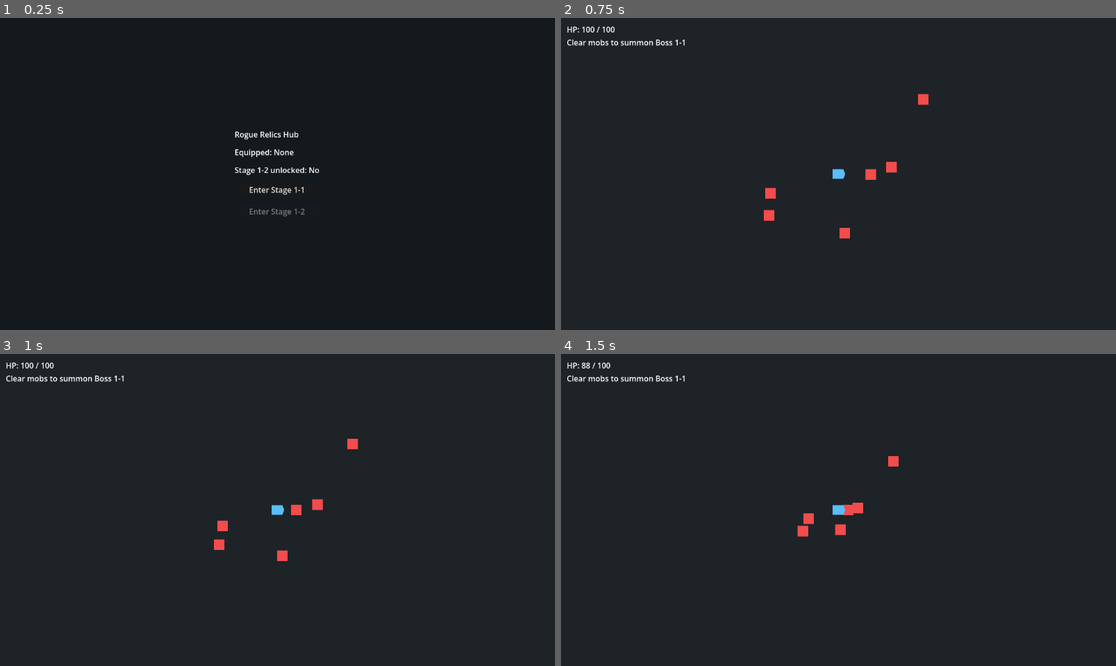
Above: before the commit, frames 1-4 (two rows, left to right).
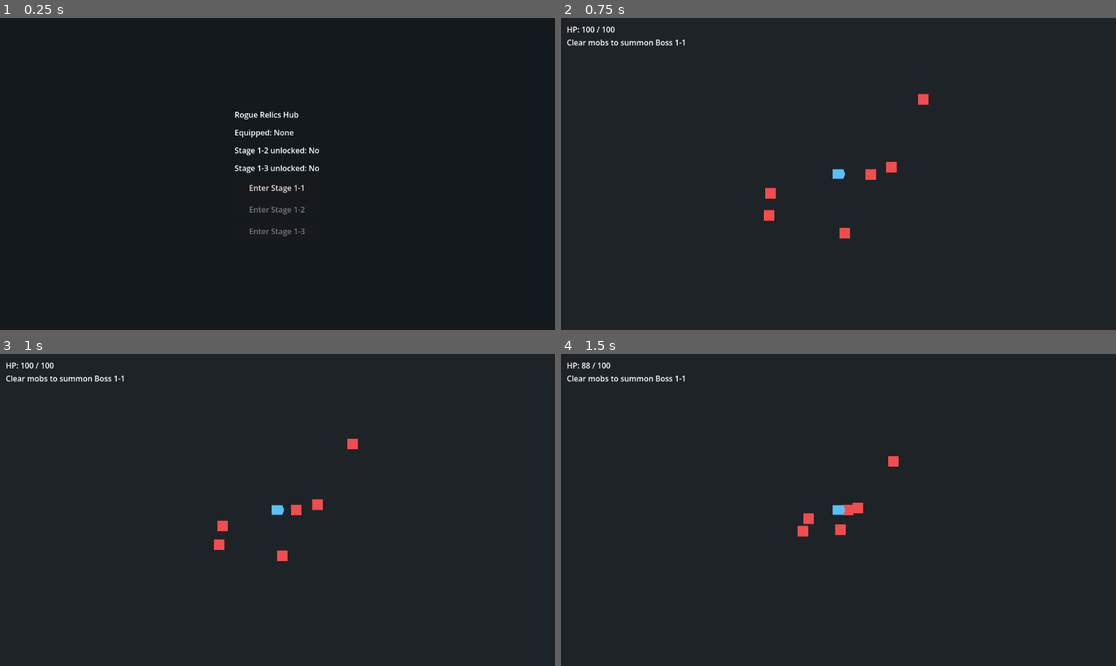
Above: after the commit, the same moments.

Repository: youlikesong/rougerelics
Game: Godot game, scene res://scenes/levels/Hub.tscn
The game is run twice, just before and just after one commit, with the same random seed, the same clock (stepped at 60 frames per second) and the same inputs.
Inputs:
- Up to frame 1 (0.25 s): no input
- Up to frame 2 (0.75 s): click "Enter Stage 1-1" at 0.5 s
- Up to frame 3 (1 s): no input
- Up to frame 4 (1.5 s): hold D from 1.28 s (still down)

The runs differ from the first frame. In frame 1, 1.0% of the frame differs, in the area x 42-58%, y 30-70%; in frame 2, nothing differs; in frame 3, nothing differs; in frame 4, nothing differs.

Commit message:
新增远程怪g3 新增1-3关卡

Diff:
--- a/data/stages/stages.json
+++ b/data/stages/stages.json
@@ -8,6 +8,12 @@
   "1-2": {
     "scene": "res://scenes/levels/Stage1_2.tscn",
     "unlock_on_start": false,
+    "unlock_on_clear": ["1-3"],
+    "boss_drop_pool": ["hunter_emblem"]
+  },
+  "1-3": {
+    "scene": "res://scenes/levels/Stage1_3.tscn",
+    "unlock_on_start": false,
     "unlock_on_clear": [],
     "boss_drop_pool": ["hunter_emblem"]
   }
--- /dev/null
+++ b/scenes/enemies/G3Enemy.gd
@@ -0,0 +1,96 @@
+extends EnemyBase
+class_name G3Enemy
+
+const ENEMY_PROJECTILE_SCENE := preload("res://scenes/weapons/EnemyProjectile.tscn")
+
+enum MoveState {
+	MOVE,
+	AIM
+}
+
+@export var preferred_distance: float = 340.0
+@export var retreat_distance: float = 185.0
+@export var attack_range: float = 460.0
+@export var retreat_speed_multiplier: float = 1.2
+@export var aim_duration: float = 0.35
+@export var shoot_cooldown: float = 1.3
+
+var _move_state: MoveState = MoveState.MOVE
+var _state_timer: float = 0.0
+var _shoot_cooldown_remaining: float = 0.0
+var _locked_shot_direction: Vector2 = Vector2.ZERO
+
+func _ready() -> void:
+	move_speed = 85.0
+	max_hp = 45.0
+	touch_damage = 8.0
+	attack_cooldown = 1.0
+	super._ready()
+
+func _physics_process(delta: float) -> void:
+	if _target == null or not is_instance_valid(_target):
+		_move_state = MoveState.MOVE
+		_state_timer = 0.0
+		_locked_shot_direction = Vector2.ZERO
+		_shoot_cooldown_remaining = 0.0
+		_reset_movement_state()
+		move_and_slide()
+		return
+
+	_shoot_cooldown_remaining = max(_shoot_cooldown_remaining - delta, 0.0)
+
+	match _move_state:
+		MoveState.MOVE:
+			_process_move(delta)
+		MoveState.AIM:
+			_process_aim(delta)
+
+func _process_move(delta: float) -> void:
+	var to_target: Vector2 = _target.global_position - global_position
+	var distance_to_target := to_target.length()
+
+	if distance_to_target <= retreat_distance:
+		var retreat_direction := (-to_target).normalized()
+		if retreat_direction == Vector2.ZERO:
+			retreat_direction = Vector2.DOWN
+		velocity = retreat_direction * (move_speed * retreat_speed_multiplier)
+		move_and_slide()
+		return
+
+	if distance_to_target > preferred_distance:
+		move_toward_target(delta, move_speed)
+	else:
+		velocity = Vector2.ZERO
+		move_and_slide()
+
+	if _shoot_cooldown_remaining > 0.0:
+		return
+
+	if distance_to_target <= attack_range:
+		_move_state = MoveState.AIM
+		_state_timer = aim_duration
+		_locked_shot_direction = to_target.normalized()
+		if _locked_shot_direction == Vector2.ZERO:
+			_locked_shot_direction = Vector2.DOWN
+		velocity = Vector2.ZERO
+
+func _process_aim(delta: float) -> void:
+	velocity = Vector2.ZERO
+	move_and_slide()
+
+	_state_timer -= delta
+	if _state_timer > 0.0:
+		return
+
+	_fire_projectile()
+	_move_state = MoveState.MOVE
+	_shoot_cooldown_remaining = shoot_cooldown
+
+func _fire_projectile() -> void:
+	var projectile := ENEMY_PROJECTILE_SCENE.instantiate() as EnemyProjectile
+	if projectile == null:
+		return
+
+	projectile.global_position = global_position
+	projectile.direction = _locked_shot_direction
+	get_tree().current_scene.add_child(projectile)
--- /dev/null
+++ b/scenes/enemies/G3Enemy.tscn
@@ -0,0 +1,30 @@
+[gd_scene load_steps=4 format=3]
+
+[ext_resource type="Script" path="res://scenes/enemies/G3Enemy.gd" id="1_qx0m6"]
+
+[sub_resource type="CircleShape2D" id="CircleShape2D_n1p4e"]
+radius = 10.0
+
+[sub_resource type="CircleShape2D" id="CircleShape2D_y6v9d"]
+radius = 15.0
+
+[node name="G3Enemy" type="CharacterBody2D"]
+script = ExtResource("1_qx0m6")
+
+[node name="CollisionShape2D" type="CollisionShape2D" parent="."]
+shape = SubResource("CircleShape2D_n1p4e")
+
+[node name="NavigationAgent2D" type="NavigationAgent2D" parent="."]
+path_desired_distance = 14.0
+target_desired_distance = 20.0
+path_max_distance = 72.0
+radius = 10.0
+
+[node name="HitBox" type="Area2D" parent="."]
+
+[node name="CollisionShape2D" type="CollisionShape2D" parent="HitBox"]
+shape = SubResource("CircleShape2D_y6v9d")
+
+[node name="Polygon2D" type="Polygon2D" parent="."]
+color = Color(0.43, 0.8, 0.95, 1)
+polygon = PackedVector2Array(0, -14, 13, -6, 10, 12, -10, 12, -13, -6)
--- a/scenes/levels/Hub.gd
+++ b/scenes/levels/Hub.gd
@@ -3,13 +3,17 @@
 @onready var stage_1_1_button: Button = $CenterContainer/VBoxContainer/Stage11Button
 @onready var stage_1_2_button: Button = $CenterContainer/VBoxContainer/Stage12Button
 @onready var stage_1_2_status: Label = $CenterContainer/VBoxContainer/Stage12Status
+@onready var stage_1_3_button: Button = $CenterContainer/VBoxContainer/Stage13Button
+@onready var stage_1_3_status: Label = $CenterContainer/VBoxContainer/Stage13Status
 @onready var equipment_label: Label = $CenterContainer/VBoxContainer/EquipmentLabel
 
 func _ready() -> void:
 	stage_1_1_button.disabled = not GameState.is_stage_unlocked("1-1")
 	stage_1_2_button.disabled = not GameState.is_stage_unlocked("1-2")
+	stage_1_3_button.disabled = not GameState.is_stage_unlocked("1-3")
 	stage_1_1_button.pressed.connect(_on_stage_1_1_pressed)
 	stage_1_2_button.pressed.connect(_on_stage_1_2_pressed)
+	stage_1_3_button.pressed.connect(_on_stage_1_3_pressed)
 	_update_ui()
 
 func _update_ui() -> void:
@@ -20,7 +24,9 @@
 		equipment_label.text = "Equipped: %s" % String(equipped_item.get("name", "Unknown"))
 	stage_1_1_button.disabled = not GameState.is_stage_unlocked("1-1")
 	stage_1_2_button.disabled = not GameState.is_stage_unlocked("1-2")
+	stage_1_3_button.disabled = not GameState.is_stage_unlocked("1-3")
 	stage_1_2_status.text = "Stage 1-2 unlocked: %s" % ("Yes" if GameState.is_stage_unlocked("1-2") else "No")
+	stage_1_3_status.text = "Stage 1-3 unlocked: %s" % ("Yes" if GameState.is_stage_unlocked("1-3") else "No")
 
 func _on_stage_1_1_pressed() -> void:
 	_enter_stage("1-1")
@@ -28,6 +34,9 @@
 func _on_stage_1_2_pressed() -> void:
 	_enter_stage("1-2")
 
+func _on_stage_1_3_pressed() -> void:
+	_enter_stage("1-3")
+
 func _enter_stage(stage_id: String) -> void:
 	var stage_scene_path := GameState.get_stage_scene(stage_id)
 	if stage_scene_path.is_empty():
--- a/scenes/levels/Hub.tscn
+++ b/scenes/levels/Hub.tscn
@@ -44,6 +44,10 @@
 layout_mode = 2
 text = "Stage 1-2 unlocked: No"
 
+[node name="Stage13Status" type="Label" parent="CenterContainer/VBoxContainer" unique_id=52271854]
+layout_mode = 2
+text = "Stage 1-3 unlocked: No"
+
 [node name="Stage11Button" type="Button" parent="CenterContainer/VBoxContainer" unique_id=1093275592]
 layout_mode = 2
 text = "Enter Stage 1-1"
@@ -51,3 +55,7 @@
 [node name="Stage12Button" type="Button" parent="CenterContainer/VBoxContainer" unique_id=307194890]
 layout_mode = 2
 text = "Enter Stage 1-2"
+
+[node name="Stage13Button" type="Button" parent="CenterContainer/VBoxContainer" unique_id=571578535]
+layout_mode = 2
+text = "Enter Stage 1-3"
--- /dev/null
+++ b/scenes/levels/Stage1_3.gd
@@ -0,0 +1,232 @@
+extends Node2D
+
+const PLAYER_SCENE := preload("res://scenes/player/Player.tscn")
+const MELEE_SCENE := preload("res://scenes/enemies/MeleeEnemy.tscn")
+const G2_SCENE := preload("res://scenes/enemies/G2Enemy.tscn")
+const G3_SCENE := preload("res://scenes/enemies/G3Enemy.tscn")
+const BOSS_SCENE := preload("res://scenes/enemies/Boss1_1.tscn")
+const PICKUP_SCENE := preload("res://scenes/equipment/EquipmentPickup.tscn")
+const HUD_SCENE := preload("res://scenes/ui/HUD.tscn")
+const HUB_SCENE_PATH := "res://scenes/levels/Hub.tscn"
+const STAGE_ID := "1-3"
+const WAVE_COUNTS := [7, 8, 9]
+const WAVE_G2_COUNTS := [0, 2, 3]
+const WAVE_G3_COUNTS := [0, 0, 2]
+const WAVE_TRANSITION_DELAY := 1.2
+
+@onready var player_spawn: Marker2D = $PlayerSpawn
+@onready var boss_spawn: Marker2D = $BossSpawn
+@onready var enemy_container: Node2D = $EnemyContainer
+@onready var pickup_container: Node2D = $PickupContainer
+
+var _player: PlayerCharacter
+var _hud: StageHUD
+var _active_enemy_count: int = 0
+var _boss_spawned: bool = false
+var _stage_complete: bool = false
+var _is_returning_to_hub: bool = false
+var _current_wave_index: int = -1
+var _wave_transition_pending: bool = false
+
+func _ready() -> void:
+	_spawn_player()
+	if _player == null:
+		return
+
+	_hud = HUD_SCENE.instantiate() as StageHUD
+	if _hud == null:
+		return
+
+	add_child(_hud)
+
+	var hp_values: Vector2 = _player.get_hp_values()
+	_hud.set_hp(hp_values.x, hp_values.y)
+	_set_hud_status("Stage 1-3 start: Clear wave 1")
+	_start_next_wave()
+
+func _spawn_player() -> void:
+	_player = PLAYER_SCENE.instantiate() as PlayerCharacter
+	if _player == null:
+		return
+
+	_player.global_position = player_spawn.global_position
+	_player.add_to_group("player")
+	_player.hp_changed.connect(_on_player_hp_changed)
+	_player.died.connect(_on_player_died)
+	add_child(_player)
+
+func _spawn_wave(count: int) -> void:
+	if _player == null:
+		return
+
+	for i: int in range(count):
+		var enemy_scene: PackedScene = _get_enemy_scene_for_wave(_current_wave_index, i, count)
+		var enemy := enemy_scene.instantiate() as EnemyBase
+		if enemy == null:
+			continue
+
+		var spawn_position: Vector2 = _get_wave_spawn_position(_current_wave_index, i)
+		enemy.global_position = spawn_position
+		enemy.set_target(_player)
+		enemy.died.connect(_on_enemy_died)
+		enemy_container.add_child(enemy)
+		_active_enemy_count += 1
+
+func _get_enemy_scene_for_wave(wave_index: int, enemy_index: int, total_count: int) -> PackedScene:
+	var g3_count: int = WAVE_G3_COUNTS[wave_index]
+	var g3_start_index: int = max(total_count - g3_count, 0)
+	if enemy_index >= g3_start_index:
+		return G3_SCENE
+
+	var g2_count: int = WAVE_G2_COUNTS[wave_index]
+	var g2_start_index: int = max(total_count - g2_count - g3_count, 0)
+	if enemy_index >= g2_start_index:
+		return G2_SCENE
+
+	return MELEE_SCENE
+
+func _get_wave_spawn_position(wave_index: int, enemy_index: int) -> Vector2:
+	match wave_index:
+		0:
+			return player_spawn.global_position + Vector2(
+				randf_range(-320.0, 320.0),
+				randf_range(-210.0, -60.0)
+			)
+		1:
+			var side_sign: float = -1.0 if enemy_index % 2 == 0 else 1.0
+			return player_spawn.global_position + Vector2(
+				side_sign * randf_range(180.0, 360.0),
+				randf_range(-220.0, 180.0)
+			)
+		2:
+			var top_spawn: bool = enemy_index < 3
+			if top_spawn:
+				return player_spawn.global_position + Vector2(
+					randf_range(-260.0, 260.0),
+					randf_range(-260.0, -140.0)
+				)
+			return player_spawn.global_position + Vector2(
+				randf_range(-420.0, 420.0),
+				randf_range(40.0, 250.0)
+			)
+		_:
+			return player_spawn.global_position + Vector2(
+				randf_range(-360.0, 360.0),
+				randf_range(-240.0, 240.0)
+			)
+
+func _start_next_wave() -> void:
+	if _current_wave_index + 1 >= WAVE_COUNTS.size():
+		_spawn_boss()
+		return
+
+	_current_wave_index += 1
+	_wave_transition_pending = false
+	_spawn_wave(WAVE_COUNTS[_current_wave_index])
+	_set_hud_status("Stage 1-3: Wave %d in progress" % (_current_wave_index + 1))
+
+func _spawn_boss() -> void:
+	var boss := BOSS_SCENE.instantiate() as EnemyBase
+	if boss == null:
+		return
+
+	_boss_spawned = true
+	boss.global_position = boss_spawn.global_position
+	boss.set_target(_player)
+	boss.died.connect(_on_boss_died)
+	enemy_container.add_child(boss)
+	_set_hud_status("Stage 1-3 boss engaged")
+
+func _on_enemy_died(_enemy: EnemyBase) -> void:
+	if _stage_complete:
+		return
+
+	_active_enemy_count = max(_active_enemy_count - 1, 0)
+
+	if _active_enemy_count == 0 and not _boss_spawned:
+		if _current_wave_index + 1 < WAVE_COUNTS.size():
+			if _wave_transition_pending:
+				return
+
+			_wave_transition_pending = true
+			_set_hud_status("Stage 1-3: Next wave incoming")
+
+			var timer: SceneTreeTimer = get_tree().create_timer(WAVE_TRANSITION_DELAY)
+			timer.timeout.connect(func() -> void:
+				if _stage_complete or _boss_spawned:
+					return
+				_start_next_wave()
+			)
+			return
+
+		_spawn_boss()
+
+func _on_boss_died(boss: EnemyBase) -> void:
+	if _stage_complete:
+		return
+
+	var drop_id: String = GameState.roll_boss_drop(STAGE_ID)
+	var reward_spawn_position: Vector2 = boss_spawn.global_position
+
+	if is_instance_valid(boss):
+		reward_spawn_position = boss.global_position
+
+	if drop_id.is_empty():
+		_on_equipment_equipped("")
+		return
+
+	var pickup := PICKUP_SCENE.instantiate() as EquipmentPickup
+	if pickup == null:
+		_on_equipment_equipped(drop_id)
+		return
+
+	pickup.global_position = reward_spawn_position
+	pickup.equipment_id = drop_id
+	pickup.equipped.connect(_on_equipment_equipped)
+	pickup_container.add_child(pickup)
+	_set_hud_status("Stage 1-3 boss defeated. Pick up the equipment")
+
+func _on_equipment_equipped(equipment_id: String) -> void:
+	if _stage_complete or _is_returning_to_hub:
+		return
+
+	if GameState.is_stage_cleared(STAGE_ID):
+		_stage_complete = true
+		_return_to_hub(0.1)
+		return
+
+	_stage_complete = true
+	GameState.mark_stage_cleared(STAGE_ID)
+
+	if not equipment_id.is_empty():
+		var equipped_name: String = GameState.get_equipment_name(equipment_id)
+		_set_hud_status("Equipped: %s. Stage 1-3 clear! Returning to Hub..." % equipped_name)
+	else:
+		_set_hud_status("Stage 1-3 clear! Returning to Hub...")
+
+	if _player != null and _player.has_method("refresh_from_equipment"):
+		_player.refresh_from_equipment()
+
+	_return_to_hub(2.0)
+
+func _on_player_hp_changed(current_hp: float, max_hp: float) -> void:
+	if _hud != null:
+		_hud.set_hp(current_hp, max_hp)
+
+func _on_player_died() -> void:
+	if _stage_complete or _is_returning_to_hub:
+		return
+
+	_set_hud_status("You died in Stage 1-3. Returning to Hub...")
+	_return_to_hub(2.0)
+
+func _set_hud_status(text: String) -> void:
+	if _hud != null:
+		_hud.set_status(text)
+
+func _return_to_hub(delay: float) -> void:
+	_is_returning_to_hub = true
+	var timer: SceneTreeTimer = get_tree().create_timer(delay)
+	timer.timeout.connect(func() -> void:
+		get_tree().change_scene_to_file(HUB_SCENE_PATH)
+	)
--- /dev/null
+++ b/scenes/levels/Stage1_3.tscn
@@ -0,0 +1,82 @@
+[gd_scene load_steps=9 format=3]
+
+[ext_resource type="Script" path="res://scenes/levels/Stage1_3.gd" id="1_kgc1u"]
+
+[sub_resource type="NavigationPolygon" id="NavigationPolygon_0jrf0"]
+vertices = PackedVector2Array(-640, -360, 640, -360, 640, -250, -640, -250, -640, -250, -280, -250, -280, 360, -640, 360, -100, -250, 640, -250, 640, -110, -100, -110, -260, 110, -260, 360, -100, 360, 210, -110, 640, -110, 640, 60, 210, 60, 210, 360, 640, 360, -100, -110, 140, -110, 140, 35, -100, 35, -70, 170, 90, 170, 90, 280, -70, 280)
+polygons = [PackedInt32Array(0, 1, 2, 3), PackedInt32Array(4, 5, 6, 7), PackedInt32Array(8, 9, 10, 11), PackedInt32Array(12, 13, 14, 15), PackedInt32Array(16, 17, 18, 19), PackedInt32Array(20, 21, 22, 23), PackedInt32Array(24, 25, 26, 27)]
+agent_radius = 12.0
+
+[sub_resource type="RectangleShape2D" id="RectangleShape2D_3pf8m"]
+size = Vector2(78, 188)
+
+[sub_resource type="RectangleShape2D" id="RectangleShape2D_6rxy5"]
+size = Vector2(82, 212)
+
+[sub_resource type="RectangleShape2D" id="RectangleShape2D_u6xdj"]
+size = Vector2(250, 56)
+
+[sub_resource type="RectangleShape2D" id="RectangleShape2D_7r51f"]
+size = Vector2(126, 44)
+
+[node name="Stage1_3" type="Node2D"]
+script = ExtResource("1_kgc1u")
+
+[node name="NavigationRegion2D" type="NavigationRegion2D" parent="."]
+navigation_polygon = SubResource("NavigationPolygon_0jrf0")
+
+[node name="Arena" type="Polygon2D" parent="."]
+color = Color(0.09, 0.12, 0.16, 1)
+polygon = PackedVector2Array(-640, -360, 640, -360, 640, 360, -640, 360)
+
+[node name="PlayerSpawn" type="Marker2D" parent="."]
+position = Vector2(0, 110)
+
+[node name="BossSpawn" type="Marker2D" parent="."]
+position = Vector2(0, -235)
+
+[node name="ObstacleUpperLeftWall" type="StaticBody2D" parent="."]
+position = Vector2(-190, -155)
+
+[node name="CollisionShape2D" type="CollisionShape2D" parent="ObstacleUpperLeftWall"]
+shape = SubResource("RectangleShape2D_3pf8m")
+
+[node name="Polygon2D" type="Polygon2D" parent="ObstacleUpperLeftWall"]
+color = Color(0.23, 0.28, 0.34, 1)
+polygon = PackedVector2Array(-39, -94, 39, -94, 39, 94, -39, 94)
+
+[node name="ObstacleLowerLeftWall" type="StaticBody2D" parent="."]
+position = Vector2(-300, 125)
+
+[node name="CollisionShape2D" type="CollisionShape2D" parent="ObstacleLowerLeftWall"]
+shape = SubResource("RectangleShape2D_6rxy5")
+
+[node name="Polygon2D" type="Polygon2D" parent="ObstacleLowerLeftWall"]
+color = Color(0.2, 0.26, 0.32, 1)
+polygon = PackedVector2Array(-41, -106, 41, -106, 41, 106, -41, 106)
+
+[node name="ObstacleUpperBridge" type="StaticBody2D" parent="."]
+position = Vector2(20, -70)
+rotation = 0.0872665
+
+[node name="CollisionShape2D" type="CollisionShape2D" parent="ObstacleUpperBridge"]
+shape = SubResource("RectangleShape2D_u6xdj")
+
+[node name="Polygon2D" type="Polygon2D" parent="ObstacleUpperBridge"]
+color = Color(0.16, 0.22, 0.29, 1)
+polygon = PackedVector2Array(-125, -28, 125, -28, 125, 28, -125, 28)
+
+[node name="ObstacleLowerIsland" type="StaticBody2D" parent="."]
+position = Vector2(10, 225)
+rotation = -0.122173
+
+[node name="CollisionShape2D" type="CollisionShape2D" parent="ObstacleLowerIsland"]
+shape = SubResource("RectangleShape2D_7r51f")
+
+[node name="Polygon2D" type="Polygon2D" parent="ObstacleLowerIsland"]
+color = Color(0.19, 0.25, 0.31, 1)
+polygon = PackedVector2Array(-63, -22, 63, -22, 63, 22, -63, 22)
+
+[node name="EnemyContainer" type="Node2D" parent="."]
+
+[node name="PickupContainer" type="Node2D" parent="."]
--- /dev/null
+++ b/scenes/weapons/EnemyProjectile.gd
@@ -0,0 +1,25 @@
+extends Area2D
+class_name EnemyProjectile
+
+@export var speed: float = 280.0
+@export var damage: float = 12.0
+@export var lifetime: float = 2.2
+
+var direction: Vector2 = Vector2.DOWN
+
+func _ready() -> void:
+	body_entered.connect(_on_body_entered)
+	var timer: SceneTreeTimer = get_tree().create_timer(lifetime)
+	timer.timeout.connect(queue_free)
+
+func _physics_process(delta: float) -> void:
+	global_position += direction.normalized() * speed * delta
+
+func _on_body_entered(body: Node) -> void:
+	if body.is_in_group("player") and body.has_method("apply_damage"):
+		body.apply_damage(damage)
+		queue_free()
+		return
+
+	if body is StaticBody2D:
+		queue_free()
--- /dev/null
+++ b/scenes/weapons/EnemyProjectile.tscn
@@ -0,0 +1,16 @@
+[gd_scene load_steps=3 format=3]
+
+[ext_resource type="Script" path="res://scenes/weapons/EnemyProjectile.gd" id="1_5tkgu"]
+
+[sub_resource type="CircleShape2D" id="CircleShape2D_h5f8c"]
+radius = 5.0
+
+[node name="EnemyProjectile" type="Area2D"]
+script = ExtResource("1_5tkgu")
+
+[node name="CollisionShape2D" type="CollisionShape2D" parent="."]
+shape = SubResource("CircleShape2D_h5f8c")
+
+[node name="Polygon2D" type="Polygon2D" parent="."]
+color = Color(1, 0.45, 0.34, 1)
+polygon = PackedVector2Array(0, -6, 6, 0, 0, 6, -6, 0)
--- a/systems/game_state.gd
+++ b/systems/game_state.gd
@@ -40,9 +40,19 @@
 		unlocked_stages = cfg.get_value("progress", "unlocked_stages", {})
 		cleared_stages = cfg.get_value("progress", "cleared_stages", {})
 		equipped_item_id = String(cfg.get_value("progress", "equipped_item_id", ""))
+
+	var changed := false
 	if _apply_default_unlocks():
-		_save_progress()
-	elif err != OK:
+		changed = true
+	if _reconcile_cleared_stage_unlocks():
+		changed = true
+
+	# temporary compatibility migration for old saves
+	if is_stage_cleared("1-2") and not is_stage_unlocked("1-3"):
+		unlocked_stages["1-3"] = true
+		changed = true
+
+	if changed or err != OK:
 		_save_progress()
 
 func _apply_default_unlocks() -> bool:
@@ -51,6 +61,19 @@
 		var config: Dictionary = stage_defs[stage_id]
 		if bool(config.get("unlock_on_start", false)) and not bool(unlocked_stages.get(stage_id, false)):
 			unlocked_stages[stage_id] = true
+			changed = true
+	return changed
+
+func _reconcile_cleared_stage_unlocks() -> bool:
+	var changed := false
+	for stage_id: String in cleared_stages.keys():
+		if not bool(cleared_stages.get(stage_id, false)):
+			continue
+		var stage_config: Dictionary = stage_defs.get(stage_id, {})
+		for next_stage: String in stage_config.get("unlock_on_clear", []):
+			if bool(unlocked_stages.get(next_stage, false)):
+				continue
+			unlocked_stages[next_stage] = true
 			changed = true
 	return changed
 
Not shown, added: scenes/enemies/G3Enemy.gd.uid
Not shown, added: scenes/levels/Stage1_3.gd.uid
Not shown, added: scenes/weapons/EnemyProjectile.gd.uid
